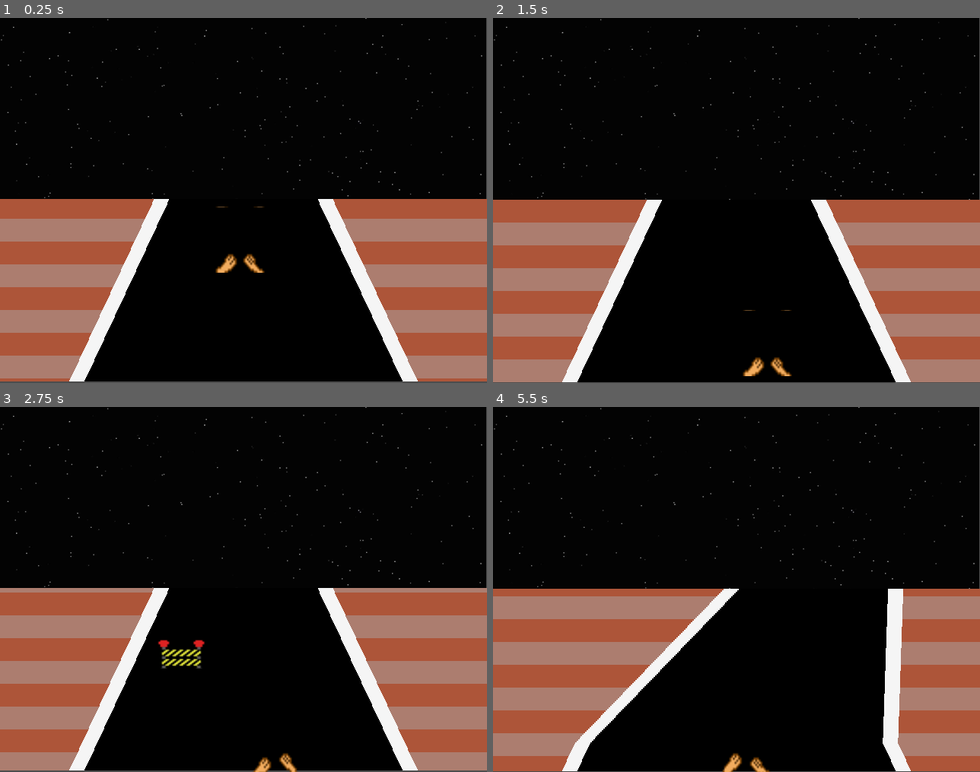
Above: before the commit, frames 1-4 (two rows, left to right).
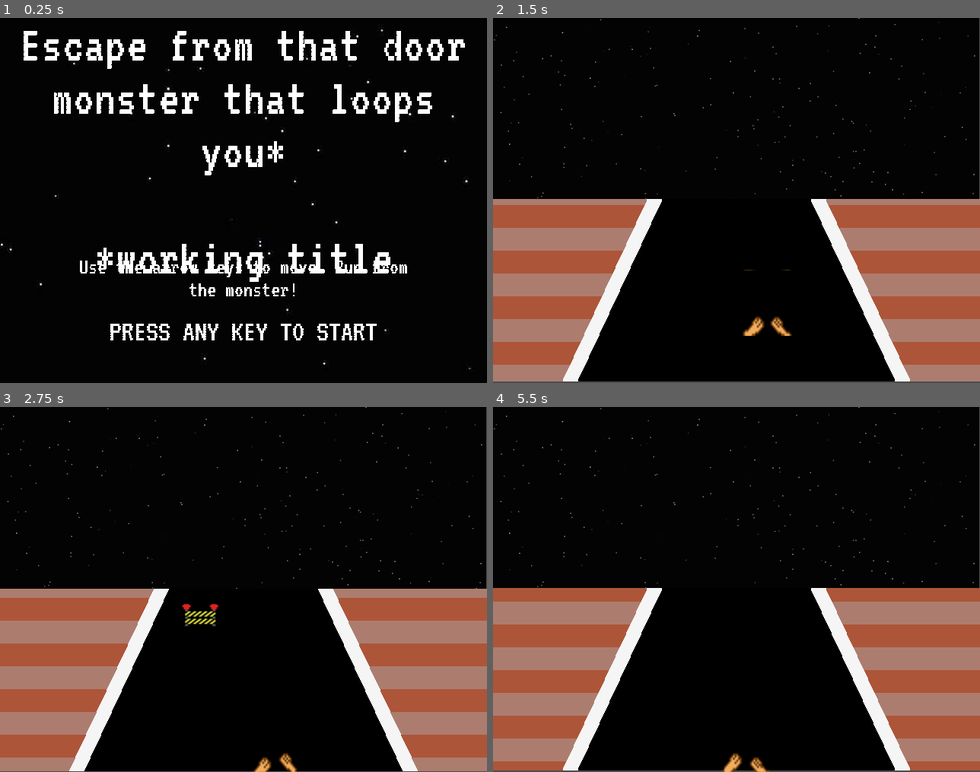
Above: after the commit, the same moments.

Repository: Jahavsuna/gamejam25
Game: Godot game, scene res://scenes/TitleScreen.tscn
Same seed, same stepped clock (60 frames per second), same inputs: the game is played once before the commit and once after it. Before the commit the project starts from res://scenes/level_1.tscn.
Inputs:
- Up to frame 1 (0.25 s): no input
- Up to frame 2 (1.5 s): tap Enter at 0.5 s; hold Right (ui_right) 0.53-1.28 s; hold Down (ui_down) from 1.28 s (still down)
- Up to frame 3 (2.75 s): release Down (ui_down) at 2.03 s; hold Right (ui_right) from 2.03 s (still down)
- Up to frame 4 (5.5 s): release Right (ui_right) at 2.78 s; hold Up (ui_up) 2.78-3.53 s; hold Left (ui_left) 3.53-5.03 s; hold Down (ui_down) from 5.03 s (still down)

The runs differ from the first frame. In frame 1, 34% of the frame differs, in the area x 0-100%, y 0-100%; in frame 2, 6.6%; in frame 3, 6.5%; in frame 4, 14%.

Commit message:
Set main scene to TitleScreen

Diff:
--- a/project.godot
+++ b/project.godot
@@ -11,7 +11,7 @@
 [application]
 
 config/name="GameJam25"
-run/main_scene="uid://gplegsrlm5ps"
+run/main_scene="uid://cuj81glh2aomx"
 config/features=PackedStringArray("4.4", "Forward Plus")
 config/icon="res://icon.svg"
 
